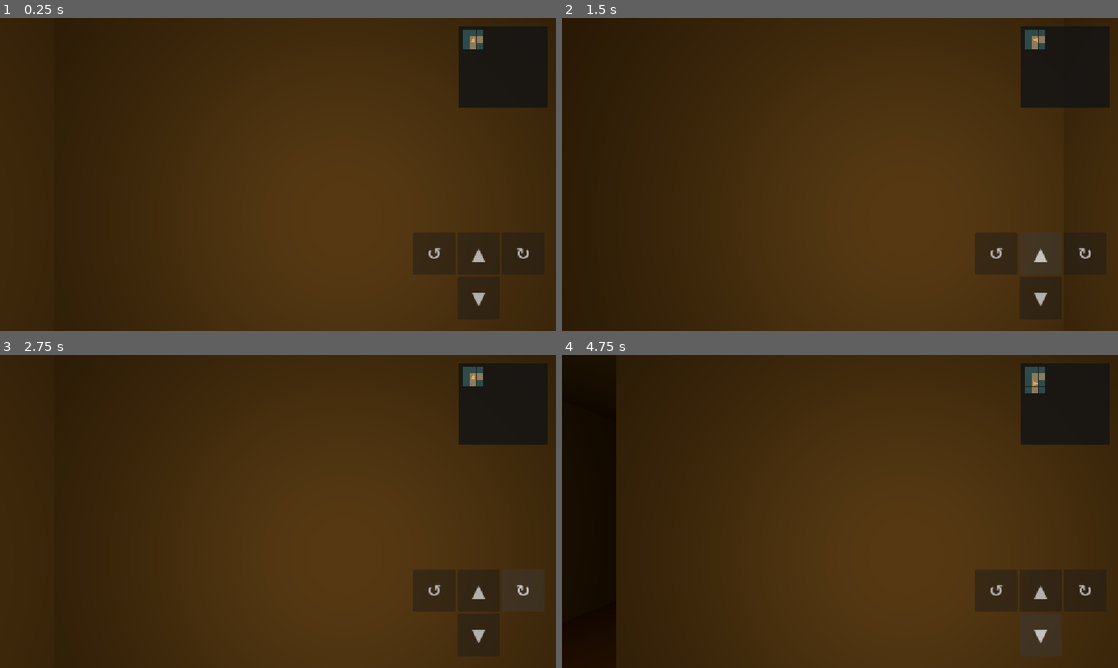
Above: before the commit, frames 1-4 (two rows, left to right).
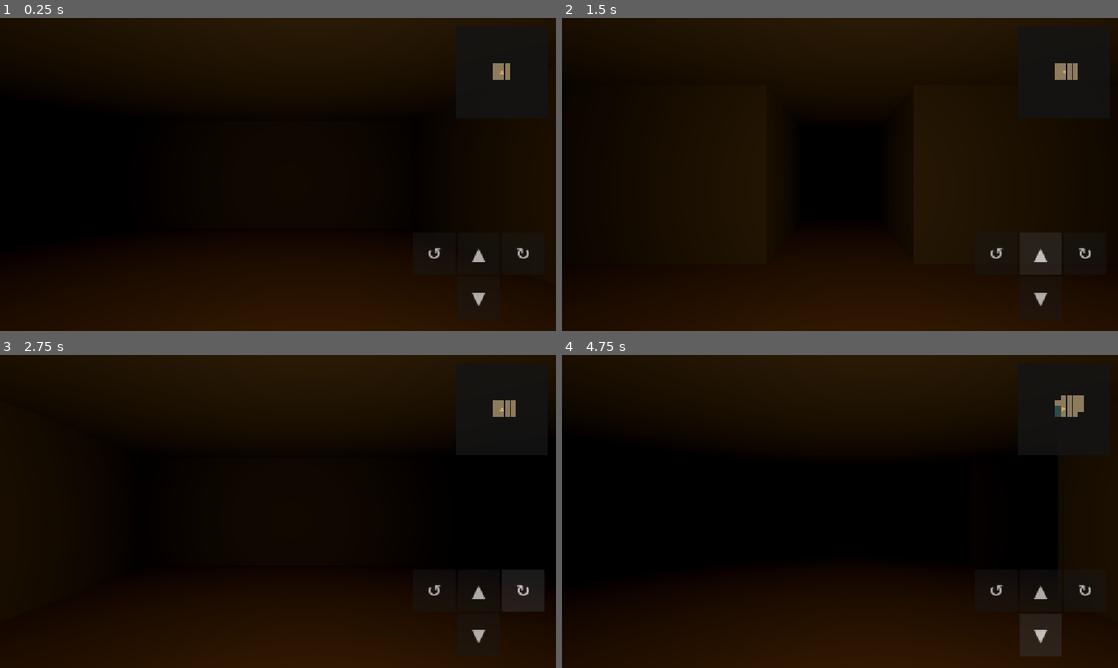
Above: after the commit, the same moments.

Repository: jonathanvarro/Depths
Game: Godot game, scene res://scenes/main.tscn
Same seed, same stepped clock (60 frames per second), same inputs: the game is played once before the commit and once after it.
Inputs:
- Up to frame 1 (0.25 s): no input
- Up to frame 2 (1.5 s): click "↺" at 0.5 s; click "▲" at 1.25 s
- Up to frame 3 (2.75 s): click "↻" at 2 s
- Up to frame 4 (4.75 s): click "▼" at 2.75 s; tap Enter at 3.5 s; hold D (turn_right) 3.53-4.28 s; hold S (move_back) from 4.28 s (still down)

The runs differ from the first frame. In frame 1, 87% of the frame differs, in the area x 0-100%, y 0-100%; in frame 2, 85%; in frame 3, 88%; in frame 4, 78%.

Commit message:
Add procedural floor generator
Seeded room-and-corridor generator replaces the hand-drawn layout (kept
as a debug option). Every floor is connected by construction; verified
over 500 seeds. Minimap now follows the party, buried walls are skipped,
and the party starts facing an open direction.

Record owner decisions: landscape only (#6), time-per-step and oil
trade-off resources (#10), first-person enemies (#13).

Closes #1
Refs #6, #10, #13

Co-Authored-By: Claude Opus 5.5 <noreply@anthropic.com>

Diff:
--- a/project.godot
+++ b/project.godot
@@ -19,6 +19,7 @@
 
 window/stretch/mode="canvas_items"
 window/stretch/aspect="expand"
+window/handheld/orientation=4
 
 [physics]
 
--- a/scripts/dungeon_map.gd
+++ b/scripts/dungeon_map.gd
@@ -31,6 +31,35 @@
 	return _rows[cell.y][cell.x] == WALL
 
 
+## True if a floor cell borders this wall; buried walls never need drawing.
+func is_exposed_wall(cell: Vector2i) -> bool:
+	for offset in [Vector2i.UP, Vector2i.RIGHT, Vector2i.DOWN, Vector2i.LEFT]:
+		if not is_wall(cell + offset):
+			return true
+	return false
+
+
+## All floor cells reachable on foot from `from` (flood fill).
+func reachable_from(from: Vector2i) -> Dictionary:
+	var seen := {from: true}
+	var queue: Array[Vector2i] = [from]
+	while not queue.is_empty():
+		var cell: Vector2i = queue.pop_back()
+		for offset in [Vector2i.UP, Vector2i.RIGHT, Vector2i.DOWN, Vector2i.LEFT]:
+			var next: Vector2i = cell + offset
+			if not seen.has(next) and not is_wall(next):
+				seen[next] = true
+				queue.append(next)
+	return seen
+
+
+func floor_cell_count() -> int:
+	var count := 0
+	for row in _rows:
+		count += row.length() - row.count(WALL)
+	return count
+
+
 ## Marks a cell and its eight neighbours as seen, so nearby walls show on the map.
 func reveal_around(cell: Vector2i) -> void:
 	for dy in range(-1, 2):
--- /dev/null
+++ b/scripts/floor_generator.gd
@@ -0,0 +1,78 @@
+extends RefCounted
+## Builds a random floor: rectangular rooms joined by corridors.
+##
+## Output uses the same text format as dungeon_map.gd ('#', '.', 'S'), so a
+## generated floor and a hand-drawn debug layout are interchangeable.
+## The same seed always produces the same floor.
+
+const WIDTH := 31
+const HEIGHT := 31
+const MAX_ROOMS := 9
+const ROOM_ATTEMPTS := 80
+const ROOM_MIN := 3
+const ROOM_MAX := 6
+## Chance per room of one extra corridor, so the floor has loops rather than
+## only dead ends (gives the player alternative routes back).
+const EXTRA_CORRIDOR_CHANCE := 0.35
+
+
+static func generate(seed_value: int) -> PackedStringArray:
+	var rng := RandomNumberGenerator.new()
+	rng.seed = seed_value
+	var open := PackedByteArray()
+	open.resize(WIDTH * HEIGHT)  # 0 = wall, 1 = floor
+
+	var rooms: Array[Rect2i] = []
+	for attempt in ROOM_ATTEMPTS:
+		if rooms.size() >= MAX_ROOMS:
+			break
+		var size := Vector2i(rng.randi_range(ROOM_MIN, ROOM_MAX), rng.randi_range(ROOM_MIN, ROOM_MAX))
+		var pos := Vector2i(rng.randi_range(1, WIDTH - size.x - 1), rng.randi_range(1, HEIGHT - size.y - 1))
+		var room := Rect2i(pos, size)
+		# grow(1) keeps at least one wall between rooms.
+		if rooms.any(func(other: Rect2i): return other.grow(1).intersects(room)):
+			continue
+		rooms.append(room)
+		_carve_rect(open, room)
+
+	# Join each new room to the nearest earlier one. Every room links into the
+	# set before it, so the whole floor is connected by construction.
+	for i in range(1, rooms.size()):
+		var nearest := rooms[0]
+		for j in i:
+			if _center(rooms[j]).distance_squared_to(_center(rooms[i])) < _center(nearest).distance_squared_to(_center(rooms[i])):
+				nearest = rooms[j]
+		_carve_corridor(open, rng, _center(rooms[i]), _center(nearest))
+		if rng.randf() < EXTRA_CORRIDOR_CHANCE:
+			_carve_corridor(open, rng, _center(rooms[i]), _center(rooms[rng.randi_range(0, i - 1)]))
+
+	var start := _center(rooms[0])
+	var layout := PackedStringArray()
+	for y in HEIGHT:
+		var row := ""
+		for x in WIDTH:
+			if Vector2i(x, y) == start:
+				row += "S"
+			else:
+				row += "." if open[y * WIDTH + x] else "#"
+		layout.append(row)
+	return layout
+
+
+static func _center(room: Rect2i) -> Vector2i:
+	return room.position + room.size / 2
+
+
+static func _carve_rect(open: PackedByteArray, rect: Rect2i) -> void:
+	for y in range(rect.position.y, rect.end.y):
+		for x in range(rect.position.x, rect.end.x):
+			open[y * WIDTH + x] = 1
+
+
+## L-shaped corridor; randomly goes horizontal-first or vertical-first.
+static func _carve_corridor(open: PackedByteArray, rng: RandomNumberGenerator, from: Vector2i, to: Vector2i) -> void:
+	var corner := Vector2i(to.x, from.y) if rng.randi() % 2 == 0 else Vector2i(from.x, to.y)
+	for segment in [[from, corner], [corner, to]]:
+		var a: Vector2i = segment[0]
+		var b: Vector2i = segment[1]
+		_carve_rect(open, Rect2i(a.min(b), (a - b).abs() + Vector2i.ONE))
--- a/scripts/main.gd
+++ b/scripts/main.gd
@@ -1,16 +1,18 @@
 extends Node3D
-## Grid-movement prototype: builds a placeholder dungeon floor from a text
-## layout, places the party at the start, and adds the map and touch controls.
+## Grid-movement prototype: generates a placeholder dungeon floor, places the
+## party at the start, and adds the map and touch controls.
 
 const DungeonMap := preload("res://scripts/dungeon_map.gd")
 const Party := preload("res://scripts/party.gd")
 const Minimap := preload("res://scripts/minimap.gd")
+const FloorGenerator := preload("res://scripts/floor_generator.gd")
 
 const CELL_SIZE := 2.0
 const WALL_HEIGHT := 2.4
 
+## Hand-drawn floor for debugging (see use_debug_layout).
 ## '#' wall, '.' floor, 'S' start. Rows must all be the same length.
-const LAYOUT := [
+const DEBUG_LAYOUT := [
 	"############",
 	"#S...#.....#",
 	"#.##.#.###.#",
@@ -34,10 +36,16 @@
 
 const TOUCH_BUTTON_SIZE := Vector2(88, 88)
 
+## Seed for the generated floor; 0 picks a new random floor each run.
+## Every run prints its seed, so a floor worth revisiting can be replayed.
+@export var floor_seed := 0
+## Use DEBUG_LAYOUT instead of generating a floor.
+@export var use_debug_layout := false
+
 
 func _ready() -> void:
 	_register_input_actions()
-	var map = DungeonMap.new(PackedStringArray(LAYOUT))
+	var map = DungeonMap.new(_make_layout())
 	_build_environment()
 	_build_floor(map)
 
@@ -49,6 +57,14 @@
 	party.setup(map, CELL_SIZE)
 
 	_build_ui(minimap)
+
+
+func _make_layout() -> PackedStringArray:
+	if use_debug_layout:
+		return PackedStringArray(DEBUG_LAYOUT)
+	var seed_value := floor_seed if floor_seed != 0 else randi()
+	print("Floor seed: ", seed_value)
+	return FloorGenerator.generate(seed_value)
 
 
 func _register_input_actions() -> void:
@@ -101,7 +117,8 @@
 			var cell := Vector2i(x, y)
 			var at := Vector3(x * CELL_SIZE, 0.0, y * CELL_SIZE)
 			if map.is_wall(cell):
-				_add_mesh(wall_mesh, at + Vector3(0, WALL_HEIGHT / 2.0, 0))
+				if map.is_exposed_wall(cell):
+					_add_mesh(wall_mesh, at + Vector3(0, WALL_HEIGHT / 2.0, 0))
 			else:
 				_add_mesh(tile_mesh, at)
 				_add_mesh(ceiling_mesh, at + Vector3(0, WALL_HEIGHT, 0))
--- a/scripts/minimap.gd
+++ b/scripts/minimap.gd
@@ -1,7 +1,11 @@
 extends Control
-## Top-down map of explored cells, with an arrow for the party's position and facing.
+## Top-down map of explored cells around the party, with an arrow for the
+## party's position and facing. Shows a fixed window that follows the party,
+## so it stays small however large the floor is.
 
-const TILE := 14.0
+const TILE := 12.0
+const VIEW_CELLS := 15  # odd, so the party sits in the middle
+const PADDING := 6.0
 const COLOR_BACKGROUND := Color(0.08, 0.08, 0.08, 0.85)
 const COLOR_FLOOR := Color("8c7b5e")  # dirty parchment
 const COLOR_WALL := Color("2f4a4a")   # muted teal
@@ -14,7 +18,7 @@
 
 func setup(dungeon_map) -> void:
 	map = dungeon_map
-	custom_minimum_size = Vector2(map.width, map.height) * TILE + Vector2(16, 16)
+	custom_minimum_size = Vector2.ONE * (VIEW_CELLS * TILE + PADDING * 2)
 	mouse_filter = Control.MOUSE_FILTER_IGNORE
 
 
@@ -28,15 +32,19 @@
 	if map == null:
 		return
 	draw_rect(Rect2(Vector2.ZERO, size), COLOR_BACKGROUND)
-	var origin := Vector2(8, 8)
-	for c in map.explored:
-		if c.x < 0 or c.y < 0 or c.x >= map.width or c.y >= map.height:
-			continue
-		var color: Color = COLOR_WALL if map.is_wall(c) else COLOR_FLOOR
-		draw_rect(Rect2(origin + Vector2(c) * TILE, Vector2(TILE, TILE) - Vector2.ONE), color)
+	var half := int(VIEW_CELLS / 2.0)
+	var top_left := party_cell - Vector2i(half, half)
+	var origin := Vector2(PADDING, PADDING)
+	for y in VIEW_CELLS:
+		for x in VIEW_CELLS:
+			var c := top_left + Vector2i(x, y)
+			if not map.explored.has(c) or c.x < 0 or c.y < 0 or c.x >= map.width or c.y >= map.height:
+				continue
+			var color: Color = COLOR_WALL if map.is_wall(c) else COLOR_FLOOR
+			draw_rect(Rect2(origin + Vector2(x, y) * TILE, Vector2(TILE, TILE) - Vector2.ONE), color)
 
 	# Arrow pointing the way the party faces (rotation 0 = north = up).
-	var center := origin + (Vector2(party_cell) + Vector2(0.5, 0.5)) * TILE
+	var center := origin + (Vector2(half, half) + Vector2(0.5, 0.5)) * TILE
 	var angle := party_facing * PI / 2.0
 	var points := PackedVector2Array([Vector2(0, -0.4), Vector2(0.32, 0.32), Vector2(-0.32, 0.32)])
 	for i in points.size():
--- a/scripts/party.gd
+++ b/scripts/party.gd
@@ -27,6 +27,11 @@
 	map = dungeon_map
 	cell_size = size
 	cell = map.start_cell
+	# Start facing an open direction rather than a wall.
+	for f in DIRECTIONS.size():
+		if not map.is_wall(cell + DIRECTIONS[f]):
+			facing = f
+			break
 	position = _cell_to_world(cell)
 	rotation.y = _facing_to_yaw(facing)
 
Not shown, added: art/concepts/portraits/mara-base-192-v2.png.import
Not shown, added: art/concepts/portraits/mara-layered-v1/background.png.import
Not shown, added: art/concepts/portraits/mara-layered-v1/base.png.import
Not shown, added: art/concepts/portraits/mara-layered-v1/eyes-neutral.png.import
Not shown, added: art/concepts/portraits/mara-layered-v1/mouth-neutral.png.import
Not shown, added: art/concepts/portraits/mara-layered-v1/preview.png.import
Not shown, added: art/concepts/portraits/mara-layered-v1/tunic.png.import
Not shown, added: scripts/floor_generator.gd.uid
Not shown, changed: AGENTS.md
Not shown, changed: DESIGN.md
Not shown, changed: NOTES.md
